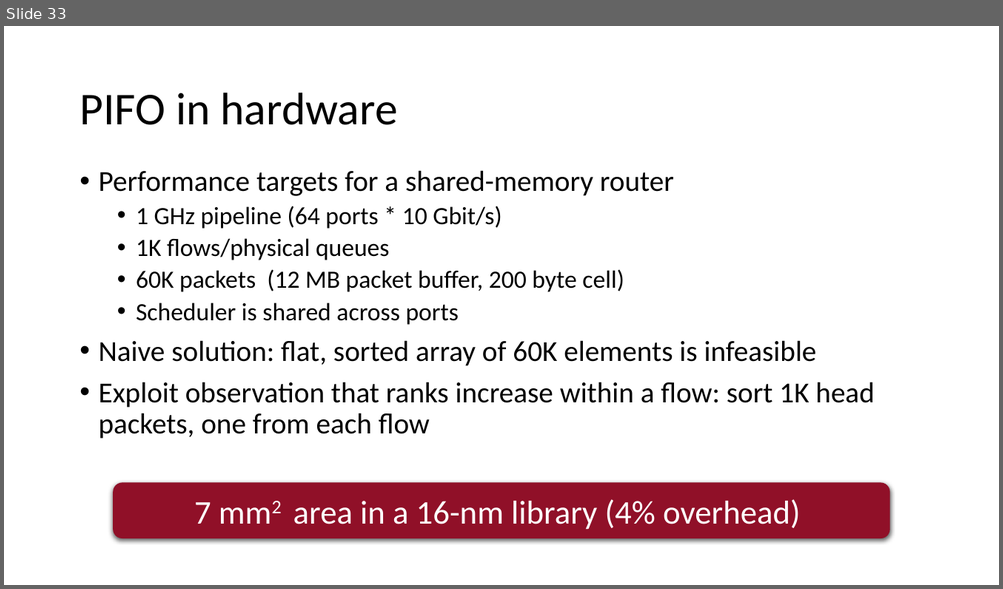
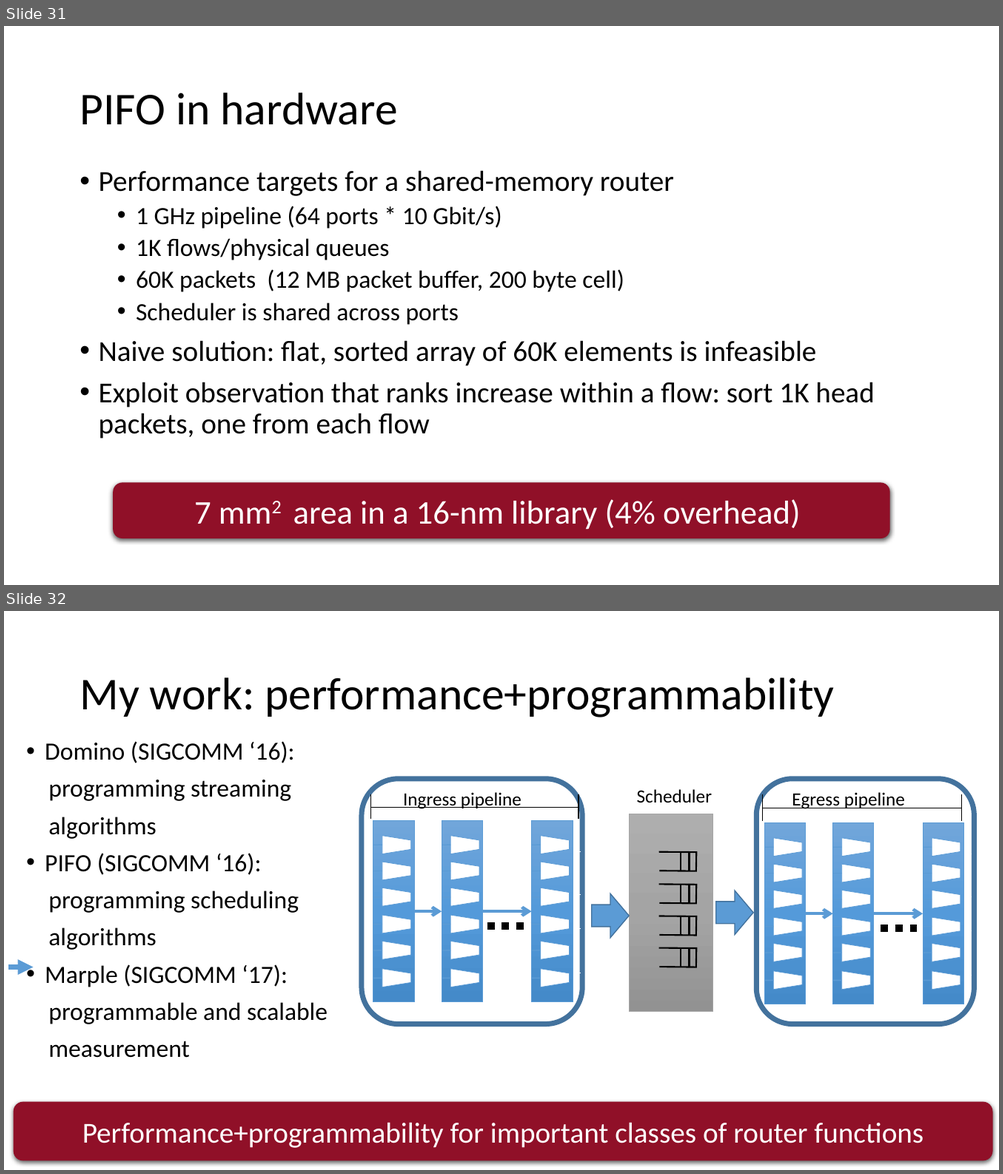
Before and after one commit to anirudhSK/pifo-domino-marple-ppts, a slide deck: uw_talk.pptx. Shown one above the other, each under a label of ours: slide 33 before the commit, slides 31 and 32 after it. The pictures are 1003x589 and 1003x1174 pixels, drawn with LibreOffice and Linux fonts; fonts in the diff are those of the drawing. Boxes give left, top, right and bottom in pixels: in the first picture for what was removed or moved away, otherwise in the second. Text is boxed around its words. In the diff, an @@ line names an element or a change of style, - is before the commit and + after.

Commit message:
Add NG's slides for Marple from his SIGCOMM talk
Still a few more TODOs

```diff
--- a/uw_talk.pptx
+++ b/uw_talk.pptx
@@ slide 32 added at bbox=[4, 611, 999, 1170], background #FFFFFF @@
@@ title added at bbox=[79, 678, 834, 718], 44 pt, text #000000 @@
+My work: performance+programmability
@@ text added at bbox=[45, 741, 327, 1058], 24 pt, text #000000 @@
+• Domino (SIGCOMM ‘16):
+programming streaming
+algorithms
+• PIFO (SIGCOMM ‘16):
+programming scheduling
+algorithms
+• Marple (SIGCOMM ‘17):
+programmable and scalable
+measurement
@@ rounded rectangle added at bbox=[361, 779, 582, 1025], outline #43739E 5 pt @@
@@ rounded rectangle added at bbox=[756, 779, 974, 1025], outline #43739E 5 pt @@
@@ group added at bbox=[371, 789, 972, 1012]: 60 lines, 36 trapezoids, 7 rectangles, 4 arrows, 4 freeform shapes, 3 texts, 2 right arrows @@
+Scheduler
+Ingress pipeline
+Egress pipeline
@@ arrow added from (8, 968) to (33, 968), #5B9BD5 5 pt @@
@@ rounded rectangle added at bbox=[13, 1102, 992, 1161], fill #901028, 28 pt, text #FFFFFF @@
+Performance+programmability for important classes of router functions
@@ what was slide 33 is now slide 31 @@
```
Also in this commit, not shown: 5 slides changed, 20 other slides added, 2 slides removed.
